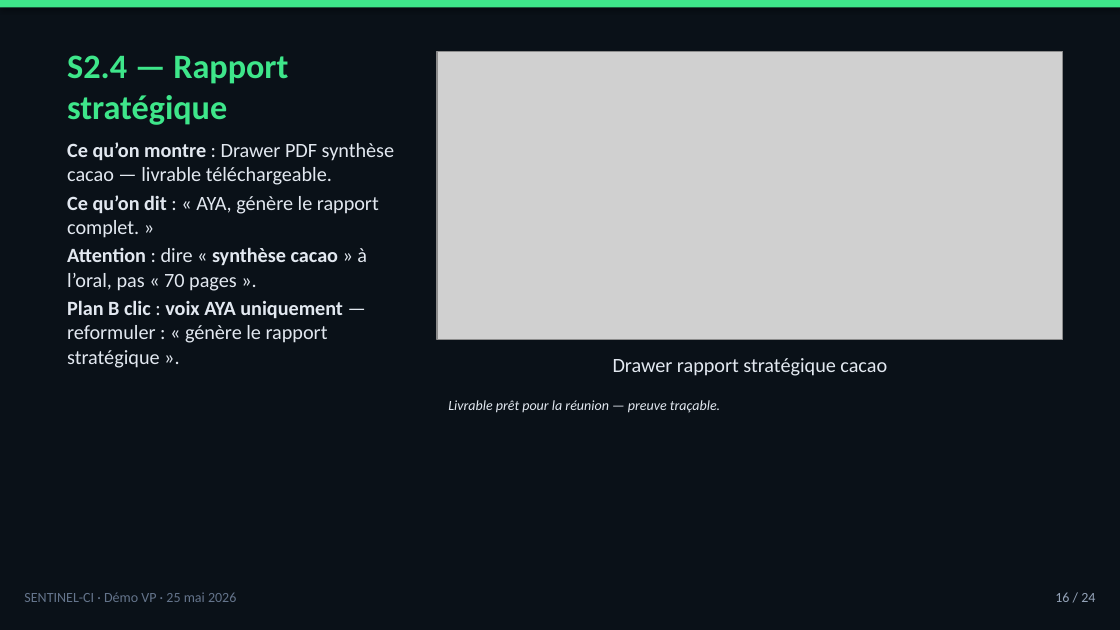
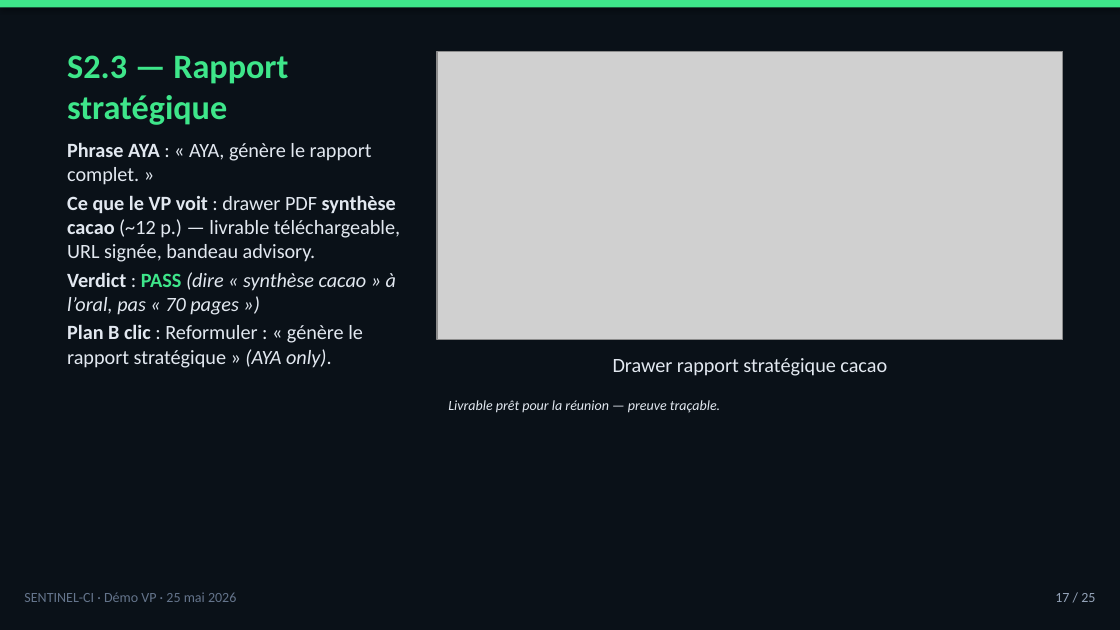
Before and after one commit to tishacian/hyusai, a slide deck: slide 17 of docs/sentinel-ci-demo-presenter-deck-2026-05-25.pptx (slide 16 before the commit). Drawn at 1120x630 pixels with LibreOffice and Linux fonts; fonts in the diff are those of the drawing; grey boxes stand for pictures. Boxes give left, top, right and bottom in pixels: in the first picture for what was removed or moved away, otherwise in the second. Text is boxed around its words. In the diff, an @@ line names an element or a change of style, - is before the commit and + after.

```diff
--- a/docs/sentinel-ci-demo-presenter-deck-2026-05-25.pptx
+++ b/docs/sentinel-ci-demo-presenter-deck-2026-05-25.pptx
@@ title at <box>67,55,288,125</box>: text changed @@
-S2.4 — Rapport stratégique
+S2.3 — Rapport stratégique
@@ text at <box>67,142,400,368</box>: text changed @@
-Ce qu’on montre : Drawer PDF synthèse cacao — livrable téléchargeable.
-Ce qu’on dit : « AYA, génère le rapport complet. »
-Attention : dire « synthèse cacao » à l’oral, pas « 70 pages ».
-Plan B clic : voix AYA uniquement — reformuler : « génère le rapport stratégique ».
+Phrase AYA : « AYA, génère le rapport complet. »
+Ce que le VP voit : drawer PDF synthèse cacao (~12 p.) — livrable téléchargeable, URL signée, bandeau advisory.
+Verdict : PASS (dire « synthèse cacao » à l’oral, pas « 70 pages »)
+Plan B clic : Reformuler : « génère le rapport stratégique » (AYA only).
@@ text at <box>1055,593,1095,602</box>: text changed @@
-16 / 24
+17 / 25
```
Also in this commit, not shown: 20 other slides changed, 3 slides added, 2 slides removed, 2 other files.
